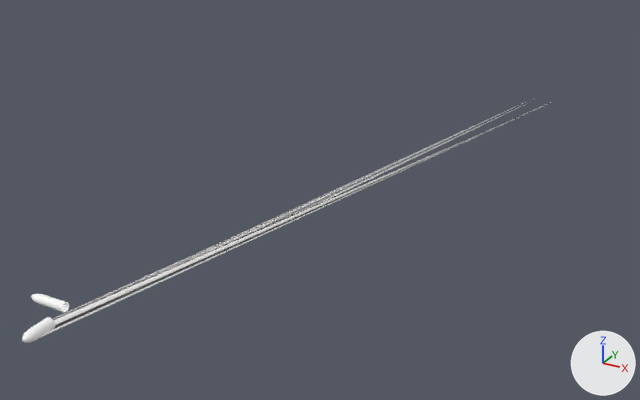
An edit to the glTF model ZLT-NT/meshes/zlt_nt_nacelle_aft.glb, drawn before and after from the same camera.
One viewpoint serves both versions: a camera (50 mm lens) standing at (17.9, -15.4, 13.9) and looking at (-4.2, 24.8, -6.2). The axes (+X, +Y, +Z) are drawn at lower right. The lights are the same throughout. The older version comes first. Vertices at exactly the same position are counted once.

Objects in the first picture: 'nacelle_aft'.
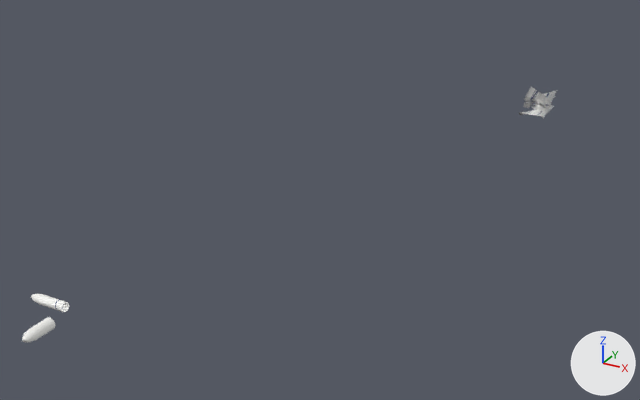
Pixel boxes [x1, y1, x2, y2] of what changed, in the pictures (640 x 400 px; the box of a moved part takes in the faces that stretch with it):
'nacelle_aft', reshaped
    before: [22, 101, 552, 343]
    after: [22, 87, 557, 343]
part 1 of me_nacelle_aft, added
    after: [519, 87, 557, 119]
part 2 of me_nacelle_aft, moved or reshaped (not visible afterwards)
    before: [39, 101, 552, 338]
part 3 of me_nacelle_aft, surface changed
    both: [22, 294, 69, 343]

The edits, one by one:
Picture 'Image_0' (img_image_0) is new.
In material 'Envelope.002' (mat_envelope_002), base_color is no longer (1.0, 1.0, 1.0), white #ffffff.
In material 'Envelope.002' (mat_envelope_002), texture is now set to img_image_0.
me_nacelle_aft is used by ob_nacelle_aft; location (0.0, 0.0, 0.0).
me_nacelle_aft had 218 vertices, 518 faces and spanned x -1.4..0.8, y -0.5..56.6, z -8.4..0.4.
me_nacelle_aft now has 279 vertices, 565 faces and spans x -1.4..1.1, y -0.5..55.3, z -8.6..0.4.
me_nacelle_aft part 1: a new loose piece of 69 vertices spanning x -1.1..1.1, y 52.0..55.3, z -8.6..-7.0, in mat_envelope_002 (picture img_image_0).
Part 2, on me_nacelle_aft:
8 vertices are removed from x -0.8..0.8, y 56.5..56.6, z -8.4..-8.2.
139 faces are deleted.
138 new faces join them.
me_nacelle_aft part 3: 384 kept faces spanning x -1.4..0.2, y -0.5..1.4, z -0.2..0.4 get new texture (UV) coordinates.
